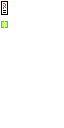
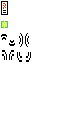
Comparing the layer stacks of the two 64 x 128 images. Changes:
added layer "Pasted Layer" above "Layer" over [1, 34, 7, 40]
painted on "Layer" over [2, 33, 31, 62]
